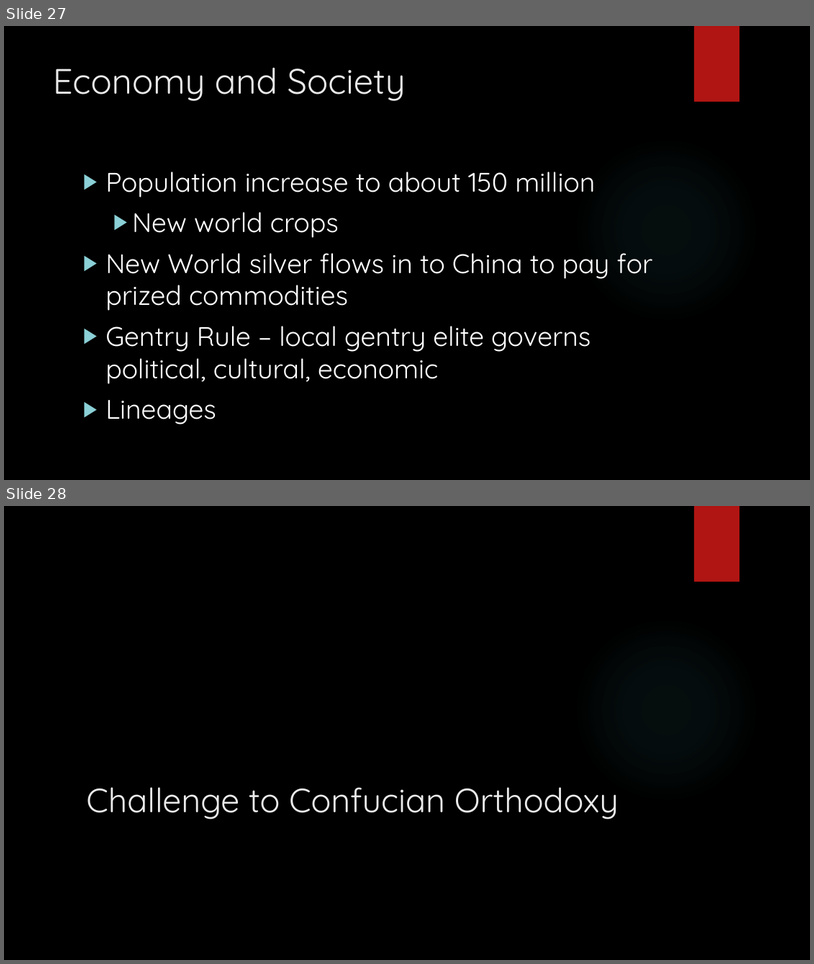
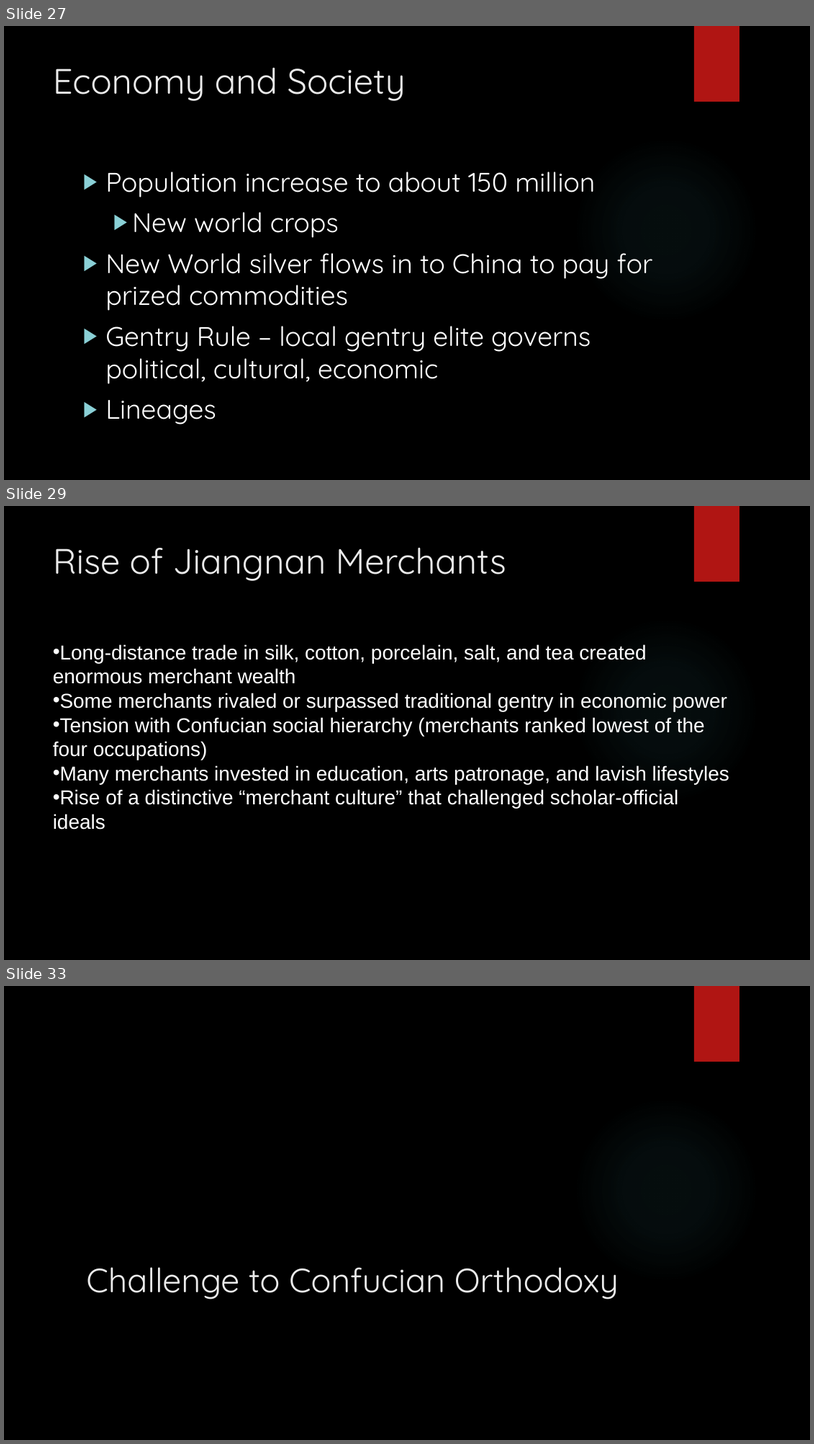
Before and after one commit to YugenPhotog/rcchistory, a slide deck: public/the_lyceum/chinese-history/powerpoints/14 The Ming Empire in China.pptx. Shown one above the other, each under a label of ours: slides 27 and 28 before the commit, slides 27, 29 and 33 after it; the slides between them are not shown. The pictures are 814x964 and 814x1444 pixels, drawn with LibreOffice and Linux fonts; fonts in the diff are those of the drawing; background and template pictures are left out. Boxes give left, top, right and bottom in pixels: in the first picture for what was removed or moved away, otherwise in the second. Text is boxed around its words. In the diff, an @@ line names an element or a change of style, - is before the commit and + after.

```diff
--- a/public/the_lyceum/chinese-history/powerpoints/14 The Ming Empire in China.pptx
+++ b/public/the_lyceum/chinese-history/powerpoints/14 The Ming Empire in China.pptx
@@ slide 29 added at (4,506,810,960), background picture (left out); not listed: 2 template elements that a slide beside it also shows @@
@@ title added at (53,547,507,581), 42 pt, text #EBEBEB @@
+Rise of Jiangnan Merchants
@@ text added at (53,644,730,829), 24 pt, text #FFFFFF @@
+• Long-distance trade in silk, cotton, porcelain, salt, and tea created enormous merchant wealth
+• Some merchants rivaled or surpassed traditional gentry in economic power
+• Tension with Confucian social hierarchy (merchants ranked lowest of the four occupations)
+• Many merchants invested in education, arts patronage, and lavish lifestyles
+• Rise of a distinctive “merchant culture” that challenged scholar-official ideals
@@ what was slide 28 is now slide 33 @@
```
Also in this commit, not shown: 4 other slides added, 4 other files.
